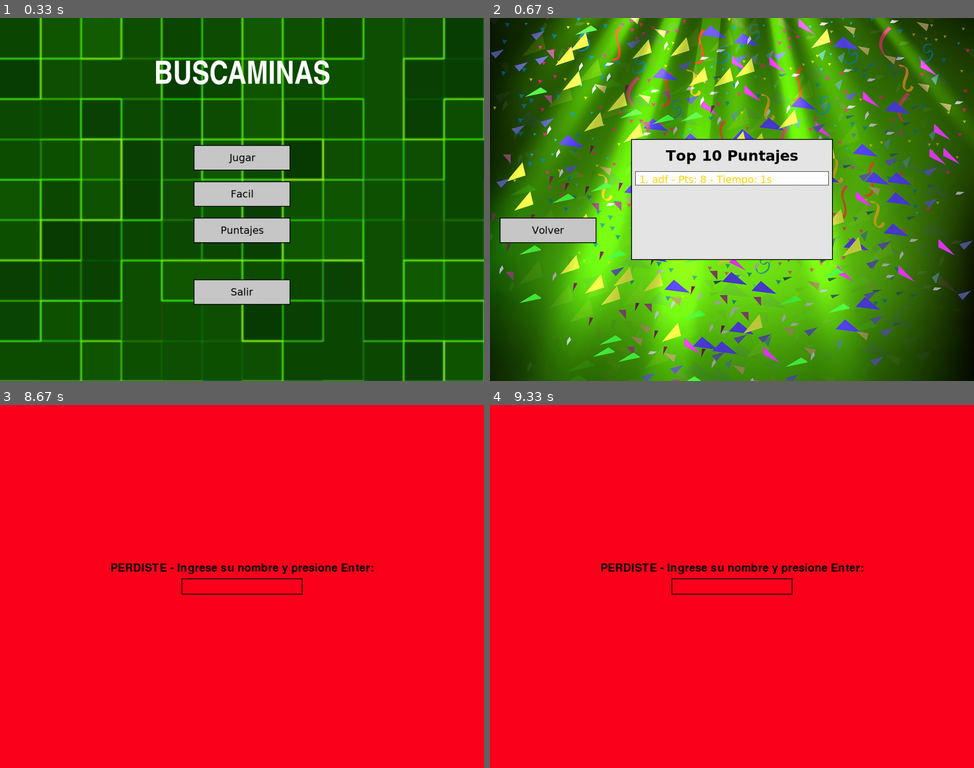
Above: before the commit, frames 1-4 (two rows, left to right).
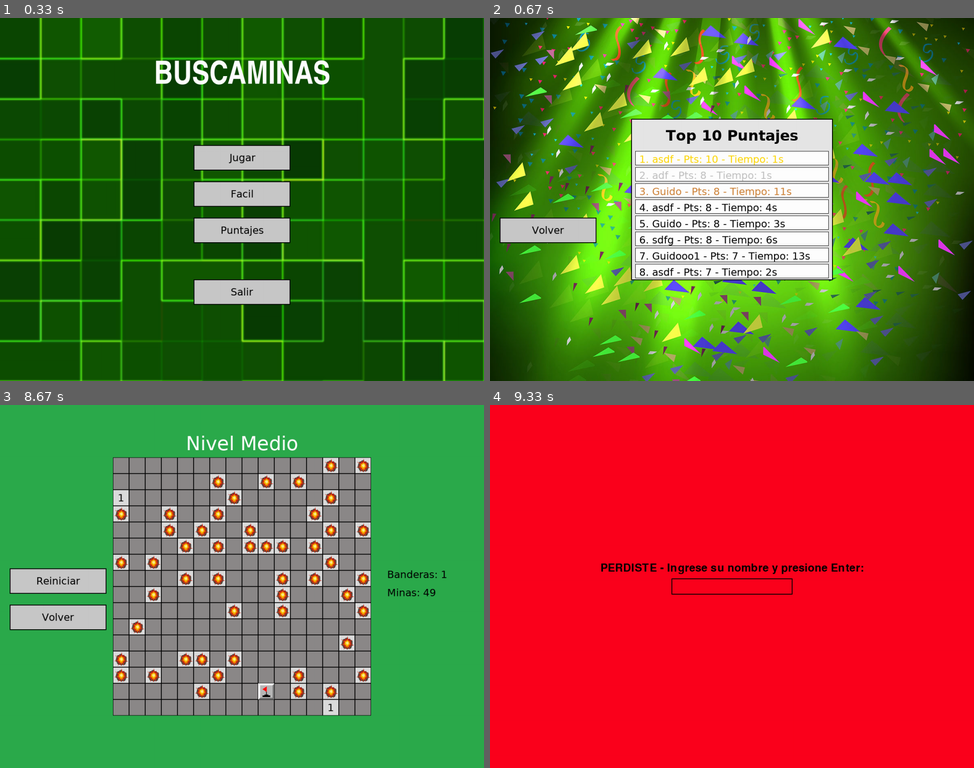
Above: after the commit, the same moments.

Repository: guid0f/PYGAME
Game: pygame game, started from Main.py
Same seed, same stepped clock (60 frames per second), same inputs: the game is played once before the commit and once after it.
Inputs (mouse positions are in pixels of both pictures, inside the frame that each line leads up to):
- Up to frame 1 (0.33 s): no input
- Up to frame 2 (0.67 s): click "Puntajes" at 0.38 s
- Up to frame 3 (8.67 s): click (125, 590) at 0.72 s; click "Jugar" at 1.05 s; click (300, 619) at 1.38 s; click (217, 680) at 1.72 s; click (242, 630) at 2.05 s; right-click (338, 557) at 2.38 s; click (82, 622) at 3.22 s; click (343, 521) at 3.55 s; click (261, 571) at 3.88 s; click (125, 651) at 4.22 s; click "Jugar" at 5.55 s; right-click (271, 688) at 5.88 s; click (125, 492) at 6.22 s; click (329, 706) at 6.55 s; click (212, 477) at 6.88 s
- Up to frame 4 (9.33 s): no input

Frame 1 is identical in both runs. In frame 2, 13% of the frame differs, in the area x 29-71%, y 27-73%; in frame 3, 100%, in the area x 0-100%, y 0-100%; in frame 4, nothing differs.

Commit message:
LISTOOOOOO

Diff:
--- a/Funciones.py
+++ b/Funciones.py
@@ -41,17 +41,28 @@
         dificultad_actual (int): El nivel de dificultad actual del juego.
 
     Devuelve:
-        dict: Un diccionario que contiene:
-            - matriz_minas (list): Matriz que indica la ubicacion de las minas.
-            - matriz_numeros (list): Matriz que indica los Numeros alrededor de las minas.
-            - matriz_estado (list): Matriz que indica el estado de cada celda (descubierta o no).
-            - matriz_banderas (list): Matriz que indica si hay una bandera en cada celda.
-            - minas_totales (int): Numero total de minas en el tablero.
-            - tiempo_inicio (int): Tiempo de inicio del juego.
-            - timer_activo (bool): Indica si el temporizador esta activo.
-            - filas (int): Numero de filas del tablero.
-            - columnas (int): Numero de columnas del tablero.
-    """
+        dict: Un diccionario que contiene las siguientes claves:
+            - matriz_minas (list[list[bool]]): Matriz de booleanos que indica la ubicación de las minas.
+                Cada celda contiene:
+                    - True si hay una mina.
+                    - False si no hay mina.
+            - matriz_numeros (list[list[int]]): Matriz de enteros que indica la cantidad de minas adyacentes a cada celda.
+                Cada celda contiene un número del 0 al 8.
+            - matriz_estado (list[list[bool]]): Matriz de booleanos que indica si una celda fue descubierta o no.
+                Cada celda contiene:
+                    - True si la celda esta descubierta.
+                    - False si esta oculta.
+            - matriz_banderas (list[list[bool]]): Matriz de booleanos que indica si una celda tiene una bandera colocada por el jugador.
+                Cada celda contiene:
+                    - True si hay una bandera.
+                    - False si no la hay.
+            - minas_totales (int): Numero total de minas generadas en el tablero.
+            - tiempo_inicio (int): Valor inicial del temporizador del juego (0 al comenzar).
+            - timer_activo (bool): Indica si el temporizador esta actualmente en funcionamiento.
+            - filas (int): Cantidad de filas del tablero.
+            - columnas (int): Cantidad de columnas del tablero.
+    """
+
     filas, columnas, cantidad_minas = configurar_dificultad(dificultad_actual)
 
     matriz_minas = inicializar_matriz(filas, columnas, cantidad_minas)
@@ -957,16 +968,27 @@
         y = cuadro_y + 80
         posicion = 1
 
-        for nombre, puntaje, tiempo in puntajes:
+        for puntaje_data in puntajes:
+            nombre = puntaje_data[0]
+            puntaje = puntaje_data[1]
+            tiempo = puntaje_data[2]
+
             rect_puntaje = pygame.Rect(cuadro_x + 10, y, ancho_cuadro - 20, 35)
             pygame.draw.rect(ventana, (255, 255, 255), rect_puntaje)
             pygame.draw.rect(ventana, (0, 0, 0), rect_puntaje, 1)
 
-            color_texto_linea = colores_podio[posicion - 1] if posicion <= 3 else (0, 0, 0)
+            en_podio = posicion <= 3
+
+            if en_podio:
+                color_texto_linea = colores_podio[posicion - 1]
+            else:
+                    color_texto_linea = (0, 0, 0)
+
+
             linea = f"{posicion}. {nombre[:12]} - Pts: {puntaje} - Tiempo: {tiempo}s"
             texto = fuente.render(linea, True, color_texto_linea)
-
             ventana.blit(texto, (cuadro_x + 20, y + 5))
+
             y += 40
             posicion += 1
 
--- a/Main.py
+++ b/Main.py
@@ -96,12 +96,15 @@
                     else:
                         fila, col = calcular_posicion_matriz(evento.pos, ventana_juego, estado_juego['filas'], estado_juego['columnas'])
 
-                        if fila < 0 or fila >= len(estado_juego['matriz_minas']) or col < 0 or col >= len(estado_juego['matriz_minas'][0]):
+                        fuera_de_filas = fila < 0 or fila >= len(estado_juego['matriz_minas'])
+                        fuera_de_columnas = col < 0 or col >= len(estado_juego['matriz_minas'][0])
+
+                        if fuera_de_filas or fuera_de_columnas:
                             continue
 
                         if not estado_juego['matriz_estado'][fila][col] and not estado_juego['matriz_banderas'][fila][col]:
 
-                            if primer_click == False:
+                            if primer_click:
 
                                 if estado_juego['matriz_numeros'][fila][col] == 'X':
                                     estado_juego['matriz_minas'], estado_juego['matriz_numeros'] = mover_bomba(estado_juego['matriz_minas'], fila, col)
@@ -113,6 +116,8 @@
                                     for i in range(len(estado_juego['matriz_banderas'])):
                                         for j in range(len(estado_juego['matriz_banderas'][0])):
                                             estado_juego['matriz_banderas'][i][j] = False
+
+                                primer_click = False
 
                             if not estado_juego['timer_activo'] and estado_juego['matriz_numeros'][fila][col] != 'X':
                                 estado_juego['tiempo_inicio'] = pygame.time.get_ticks()
@@ -128,7 +133,7 @@
                                 mostrar_pantalla_juego(dificultad_actual, estado_juego, banderas_colocadas, fuente_texto_boton, imagen_bomba, imagen_bandera,
                                                         mostrar_todas_bombas, indice_hover_actual, ventana_juego)
                                 pygame.display.flip()
-                                pygame.time.wait(1500)
+                                pygame.time.wait(2000)
                                 tiempo_transcurrido = (pygame.time.get_ticks() - estado_juego['tiempo_inicio']) // 1000
                                 nombre = pedir_nombre(ventana_juego, False)
 
@@ -149,10 +154,15 @@
             elif evento.button == 3 and pantalla_actual == "juego":
                 fila, col = calcular_posicion_matriz(evento.pos,ventana_juego,estado_juego['filas'],estado_juego['columnas'])
 
-                if fila < 0 or fila >= len(estado_juego['matriz_banderas']) or col < 0 or col >= len(estado_juego['matriz_banderas'][0]) or estado_juego['matriz_estado'][fila][col]:
+                fuera_de_filas = fila < 0 or fila >= len(estado_juego['matriz_banderas'])
+                fuera_de_columnas = col < 0 or col >= len(estado_juego['matriz_banderas'][0])
+                casilla_ya_descubierta = estado_juego['matriz_estado'][fila][col]
+
+                if fuera_de_filas or fuera_de_columnas or casilla_ya_descubierta:
                     continue
 
                 estado_juego['matriz_banderas'][fila][col] = not estado_juego['matriz_banderas'][fila][col]
+
                 if estado_juego['matriz_banderas'][fila][col]:
                     banderas_colocadas += 1
                 else:
--- a/notas programacion.txt
+++ /dev/null
@@ -1,47 +0,0 @@
-DATOS
-
-- Mutables: Listas, diccionarios, conjuntos.
-
-- Inmutables: Tuplas, cadenas, números.
-
-PARAMETROS
-
-- Formal es el que pasas en la definicion por parametro
-
-- Actual el que pasas al momento de la invocacion a la funcion
-
-TIPOS DE DATOS
-
-- Numéricos: int, float
-
-- Secuencias: str, list, range (Es especialmente útil en bucles, como for, para iterar sobre un conjunto de enteros)
-
-- Booleanos: bool (TRUE/FALSE)
-
-- Especial: None
-
-METODOS
-
-- ord(): Este método toma un único carácter como argumento y devuelve su valor entero correspondiente en ASCII.
-
-- chr(): Este métodotoma un caracter y devuelve el valor correspondiente en código ASCII.
-
-- El bucle for se utiliza para iterar sobre elementos de una secuencia (como listas, tuplas, cadenas de texto, diccionarios o cualquier otro objeto iterable) o sobre una serie de números generados, como los que proporciona la función range()
-
-BUBBLE SORT
-
-- El algoritmo Bubble Sort (o ordenamiento burbuja) es un método simple para ordenar una lista de elementos. Su funcionamiento se basa en la comparación de elementos adyacentes y el intercambio de estos si están en el orden incorrecto. El proceso se repite hasta que la lista está ordenada.
-
-INTERCAMBIO (SWAP)
-
-- for i in range(n):
-
-- Este bucle se utiliza para iterar sobre cada índice de la lista o array. La variable i representa el número de pasadas que se han realizado sobre la lista. El rango de 0 a n (donde n es la longitud de la lista) indica que el bucle se ejecutará n veces, aunque en la práctica, una pasada adicional es innecesaria, ya que, después de n-1 pasadas, la lista ya debe estar ordenada.
-
-- for j in range(0, n-i-1):
-
-- Este bucle interno se encarga de comparar elementos adyacentes en la lista para ordenarlos. j itera desde 0 hasta n-i-1, lo que significa que, en cada pasada i, la última i posiciones de la lista ya están ordenadas y no necesitan ser comparadas nuevamente. Esto reduce el número de comparaciones en cada pasada.
-
-SLICING
-
-- En Python, la sintaxis lista[:-1] se utiliza para obtener una nueva lista que contiene todos los elementos de la lista original, excepto el último. Esto se hace mediante el uso de "slicing"
--- a/puntajes.csv
+++ b/puntajes.csv
@@ -1,2 +1,9 @@
 Nombre,Puntaje,Tiempo
+asdf,10,1
 adf,8,1
+Guido,8,11
+asdf,8,4
+Guido,8,3
+sdfg,8,6
+Guidooo1,7,13
+asdf,7,2
